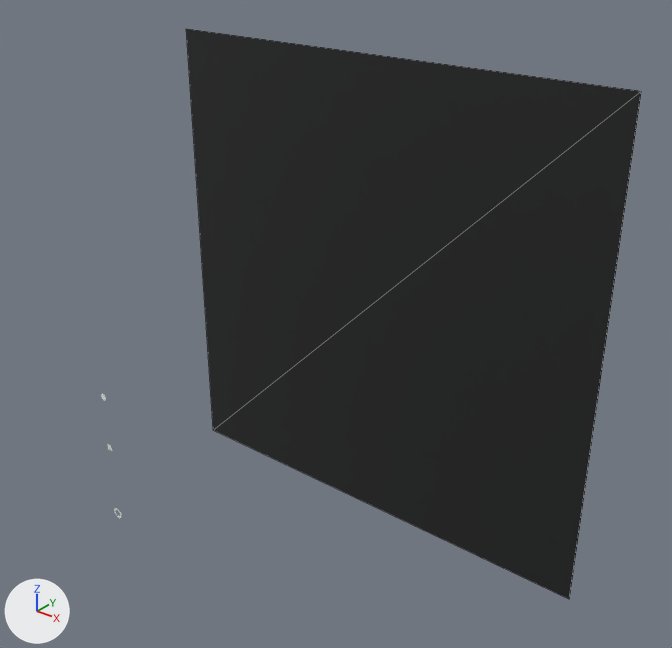
The glTF model src/commonMain/assetsSource/circles.gltf as it was, and as the next commit left it.
Before and after are seen from a camera (50 mm lens) standing at (25.0, -14.1, 19.4) and looking at (2.4, 14.2, 1.8). The lights are fixed; the arrows at lower left show +X, +Y and +Z. Mesh edges are drawn as thin lines on the coarser meshes. Where no turn or scale is listed for an object, it has been applied to the vertices.

The first picture shows 'backtground'.
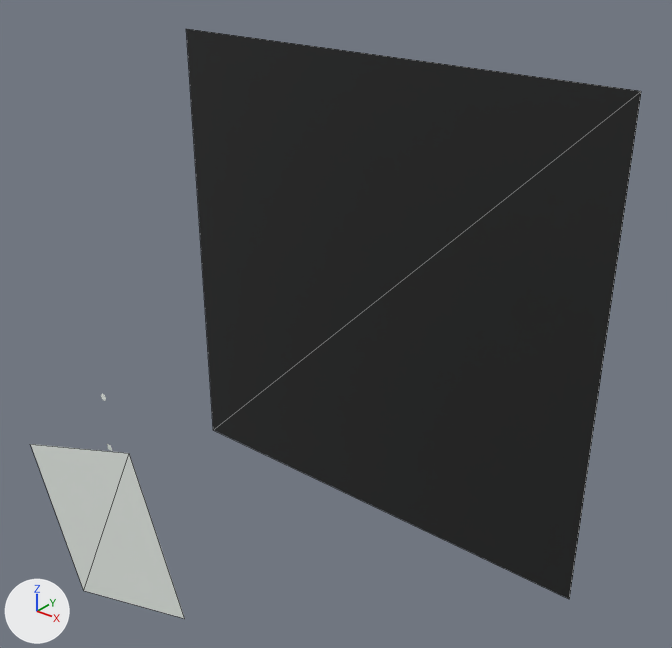
Where the change shows, as pixel boxes [x1, y1, x2, y2] in the pictures (672 x 648 px):
'targetSquare', added
    after: [31, 444, 185, 619]

What the commit changed:
Mesh me_plane_004 is new.
It has 4 vertices, 2 faces and spans x -4.14..4.14, y 0.0, z -4.14..4.14.
It uses material mat_material (picture img_1bit_monitor_glow_1x).
Object 'targetSquare' (ob_targetsquare) is new; it shows me_plane_004.
Its location is (0.77, 2.38, -2.62).
